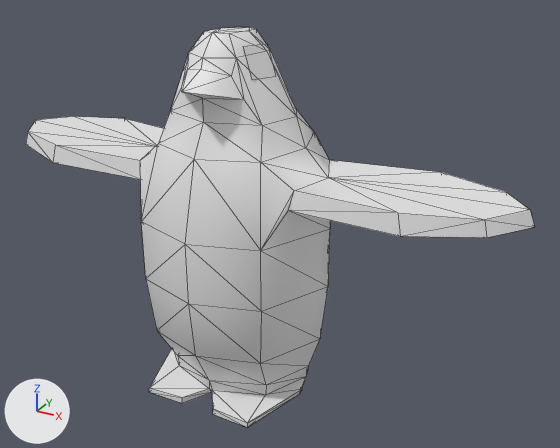
What one commit did to the FBX model Assets/Visuals/Models/penguin.fbx.
Camera for both pictures: a camera (50 mm lens) standing at (2.48, -4.01, 3.14) and looking at (0.27, 0.01, 1.13). Every picture has the same lights, and +X, +Y and +Z are marked at lower left. Mesh edges are drawn as thin lines. Where no turn or scale is listed for an object, it has been applied to the vertices.

The first picture shows 'EyeL', 'Penguin'.
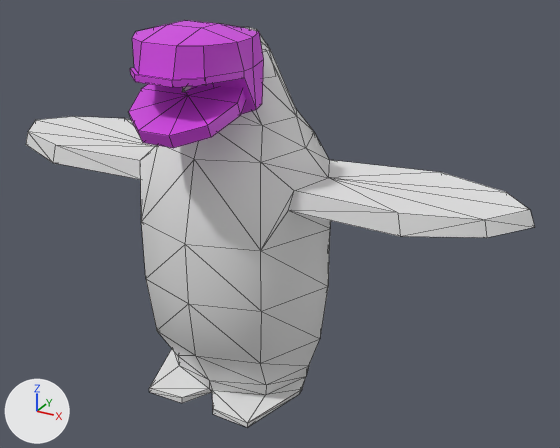
The newer file is also rescaled (x100.0), turned or shifted as a whole; pictures and numbers use the older file's frame.

What changed in the scene script:
```text
Add mat_hat:
    mat_hat = principled_material('Hat')
    mat_hat.base_color = (0.656, 0.0577, 0.776)  # pink #d444e4
Add me_mesh_001_1:
    me_mesh_001_1.from_pydata(...)  # 70 vertices, 74 faces; spans x -0.323..0.323, y -0.395..0.359, z -0.358..0.214
    me_mesh_001_1.materials.append(mat_hat)  # pink #d444e4
Add ob_helmet:
    ob_helmet = bpy.data.objects.new('Helmet', me_mesh_001_1)
    ob_helmet.location = (0.047, -0.546, 2.244)
```

What differs and where, as boxes (x1, y1, x2, y2) in the pictures (560 x 448 px):
'Helmet', added (pink)
    after: (129, 20, 264, 148)
